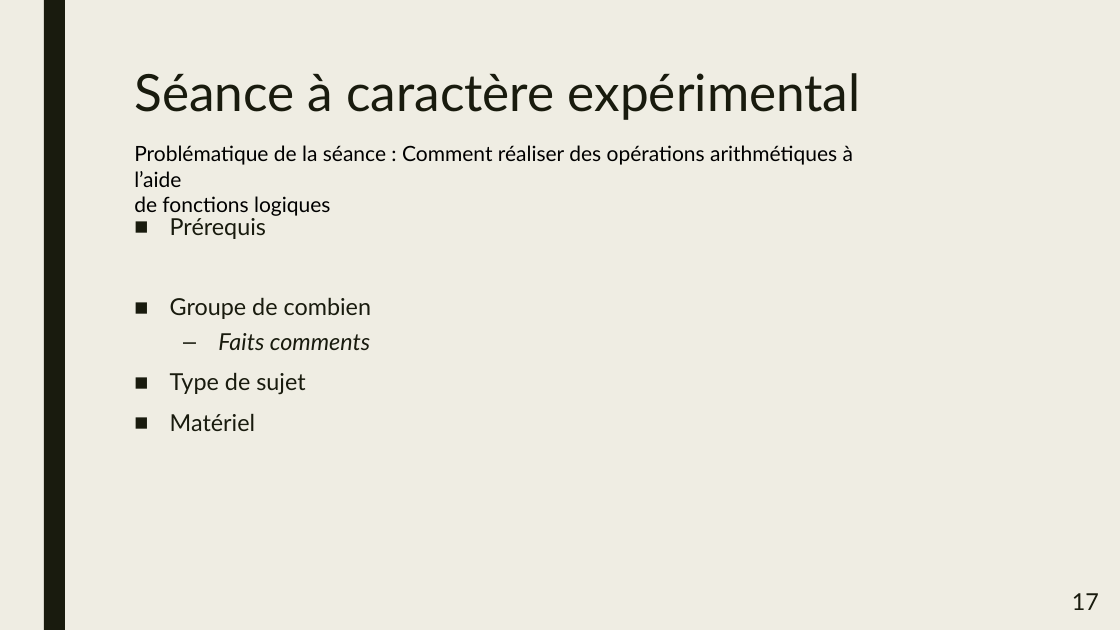
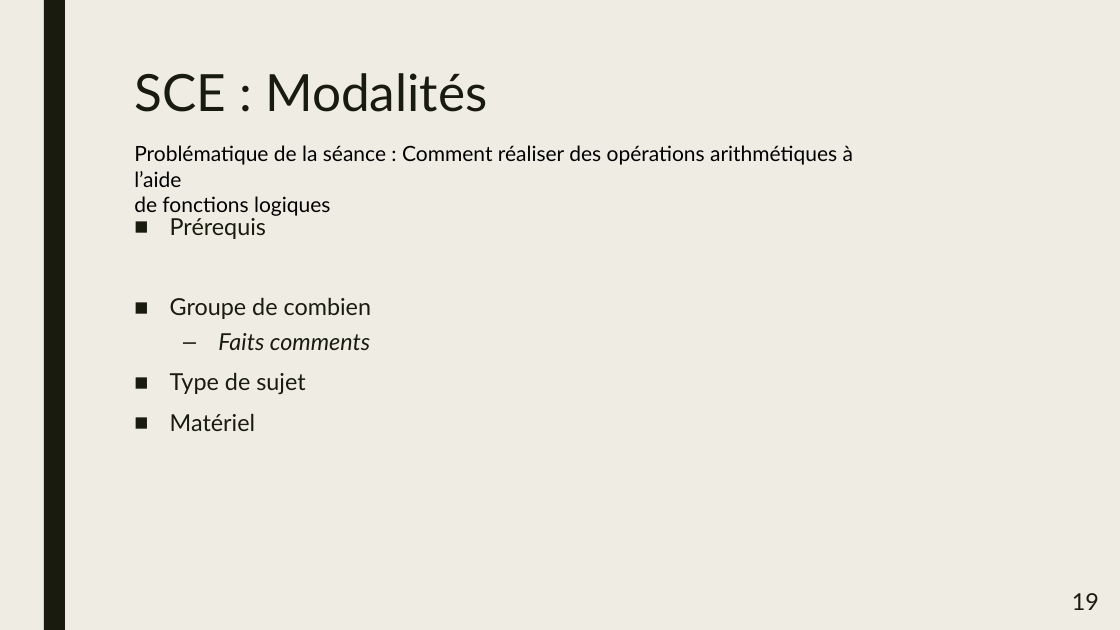
Before and after one commit to CyberJulien/Agreg_Meca, a slide deck: slide 19 of fichiers/presentation/PresSpe.pptx (slide 17 before the commit). Drawn at 1120x630 pixels with LibreOffice and Linux fonts; fonts in the diff are those of the drawing. Boxes give left, top, right and bottom in pixels: in the first picture for what was removed or moved away, otherwise in the second. Text is boxed around its words. In the diff, an @@ line names an element or a change of style, - is before the commit and + after.

```diff
--- a/fichiers/presentation/PresSpe.pptx
+++ b/fichiers/presentation/PresSpe.pptx
@@ title at (134, 73, 487, 112): text changed @@
-Séance à caractère expérimental
+SCE : Modalités
@@ page number at (1072, 593, 1099, 610): text changed @@
-17
+19
```
Also in this commit, not shown: 3 other slides changed, 3 slides added, 9 other files.
